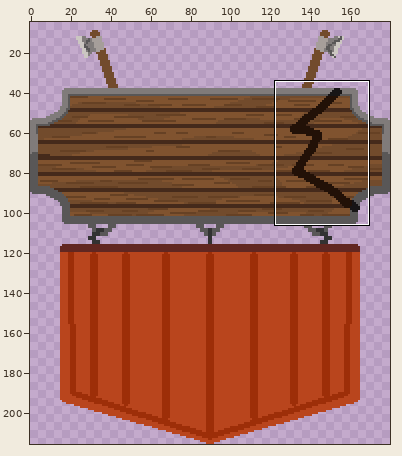
A pixel-art file gets an edit: src/assets/gui/other/aseprite/defeat_plaque.aseprite. Above: a wide view before the commit, with the close-up outlined.
Close-up. Old version:
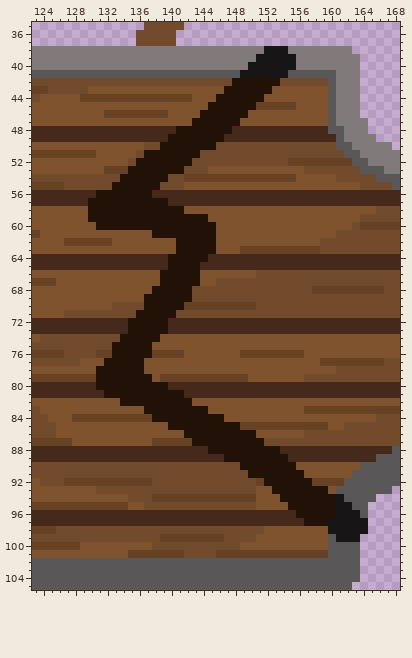
180x216 pixels, 1 frame. Shown: x 123..168, y 35..105. The wide view leaves out empty margins.
After:
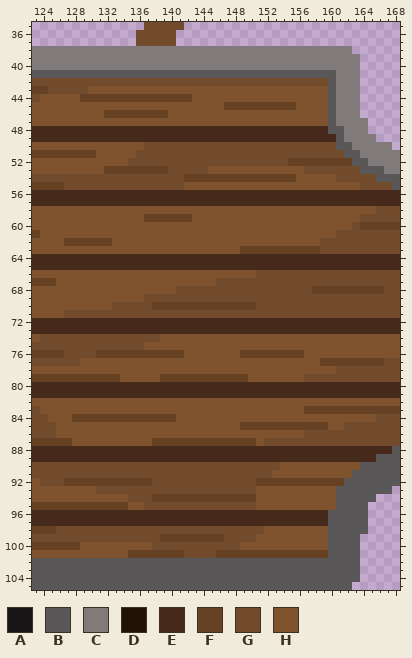
Palette (. is transparent): A #171516  B #595757  C #807b7a  D #221107  E #452a1b  F #664124  G #724b2c  H #80532f
Commit: refactor: remove crack from defeat plaque
Difference:
Changed rows in their new state; - is an unchanged pixel.
first column x 130:
 38 ----------------------CCC----------
 39 ---------------------CCCCC---------
 40 --------------------CCCCCC---------
 41 -------------------BBBBBB----------
 42 ------------------GGGGGG-----------
 43 -----------------HHHHHH------------
 44 ----------------HHHHHH-------------
 45 ---------------HHFFFF--------------
 46 --------------HHHHHH---------------
 47 -------------HHHHHH----------------
 48 -----------EEEEEEE-----------------
 49 ----------EEEEEEE------------------
 50 ---------GGGGGGG-------------------
 51 -------GGGGGGG---------------------
 52 ------GGGGGGG----------------------
 53 -----FFFFFGG-----------------------
 54 ----GGGGGG-------------------------
 55 ---GGGGGG--------------------------
 56 -EEEEEEE---------------------------
 57 EEEEEEEEEE-------------------------
 58 HHHHHHHHHHHH-----------------------
 59 HHHHHHHFFFFFFHH--------------------
 60 -HHHHHHHHHHHHHHH-------------------
 61 --------HHHHHHHH-------------------
 62 -----------HHHHH-------------------
 63 -----------HHHHH-------------------
 64 ----------EEEEE--------------------
 65 ----------EEEE---------------------
 66 ---------HHHHH---------------------
 67 ---------HHHHH---------------------
 68 --------HHHGG----------------------
 69 -------GGGGGG----------------------
 70 -------GFFFF-----------------------
 71 ------GGGGG------------------------
 72 -----EEEEE-------------------------
 73 -----EEEEE-------------------------
 74 ----GGGGG--------------------------
 75 ---GGGGH---------------------------
 76 ---FFFFF---------------------------
 77 --HHHHH----------------------------
 78 -HHHHHH----------------------------
 79 -FFFHHHH---------------------------
 80 -EEEEEEEEE-------------------------
 81 --EEEEEEEEEE-----------------------
 82 ----HHHHHHHHH----------------------
 83 -------HHHHHHHH--------------------
 84 --------FFFHHHHHH------------------
 85 ----------HHHHHHHHH----------------
 86 ------------HHHHHHHHH--------------
 87 -------------FFFFFFFFH-------------
 88 ---------------EEEEEEEEE-----------
 89 -----------------EEEEEEEE----------
 90 -------------------GGGGGHH---------
 91 --------------------GGGHHHH--------
 92 ----------------------FFFFFF-------
 93 -----------------------HHHHHHH-----
 94 ------------------------HHHHHHHB---
 95 -------------------------HHHHHHBB--
 96 --------------------------EEEEBBBB-
 97 ---------------------------EEEBBBBB
 98 ------------------------------BBBBB
 99 -------------------------------BBB-
Where, in picture pixels (left, top, right, bottom), the same in both close-ups:
changed: (88, 46, 368, 542)
